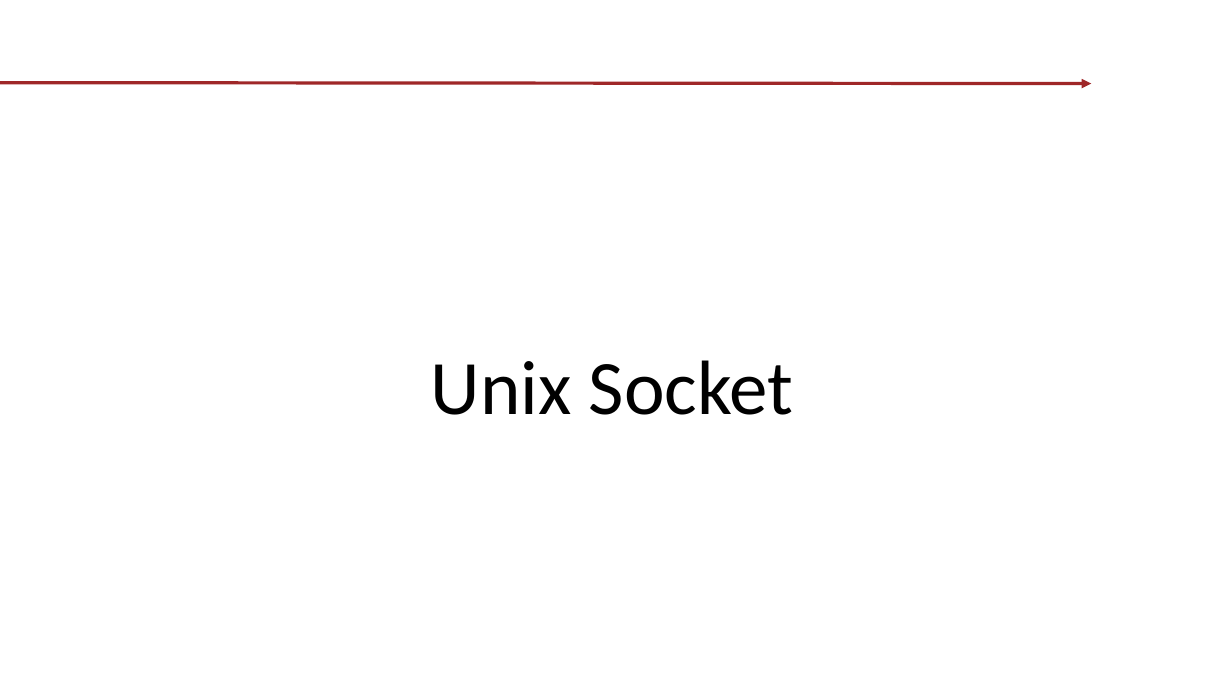
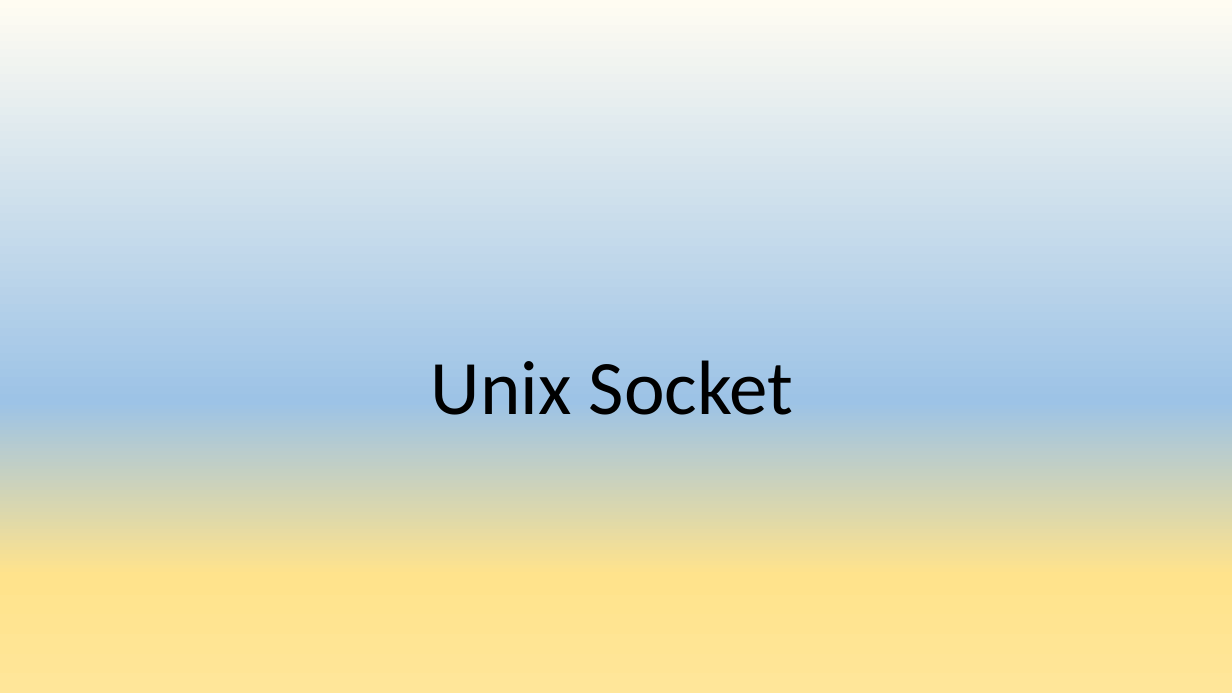
Before and after one commit to tishyk/codespacedirstructure, a slide deck: slide 1 of T6. Network programming/Sockets/Demo.pptx. Drawn at 1232x693 pixels with LibreOffice and Linux fonts; fonts in the diff are those of the drawing; background and template pictures are left out. Boxes give left, top, right and bottom in pixels: in the first picture for what was removed or moved away, otherwise in the second. Text is boxed around its words. In the diff, an @@ line names an element or a change of style, - is before the commit and + after.

Commit message:
update socket examples

```diff
--- a/T6. Network programming/Sockets/Demo.pptx
+++ b/T6. Network programming/Sockets/Demo.pptx
@@ background picture (left out) to gradient #FFFCF2 to #9DC3E6 to #FFE38C to #FFE699 @@
@@ arrow removed from (0, 82) to (1092, 83) @@
```
Also in this commit, not shown: 15 other slides changed, 5 other files.
